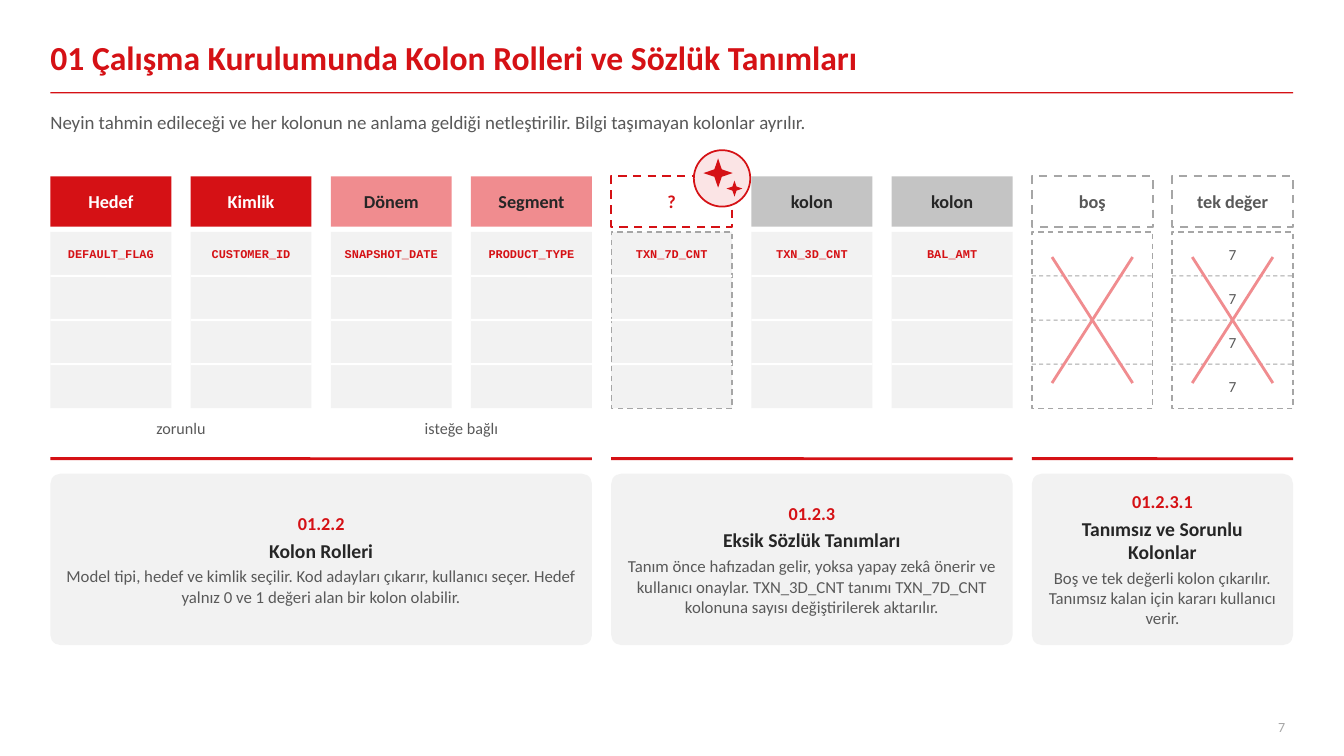
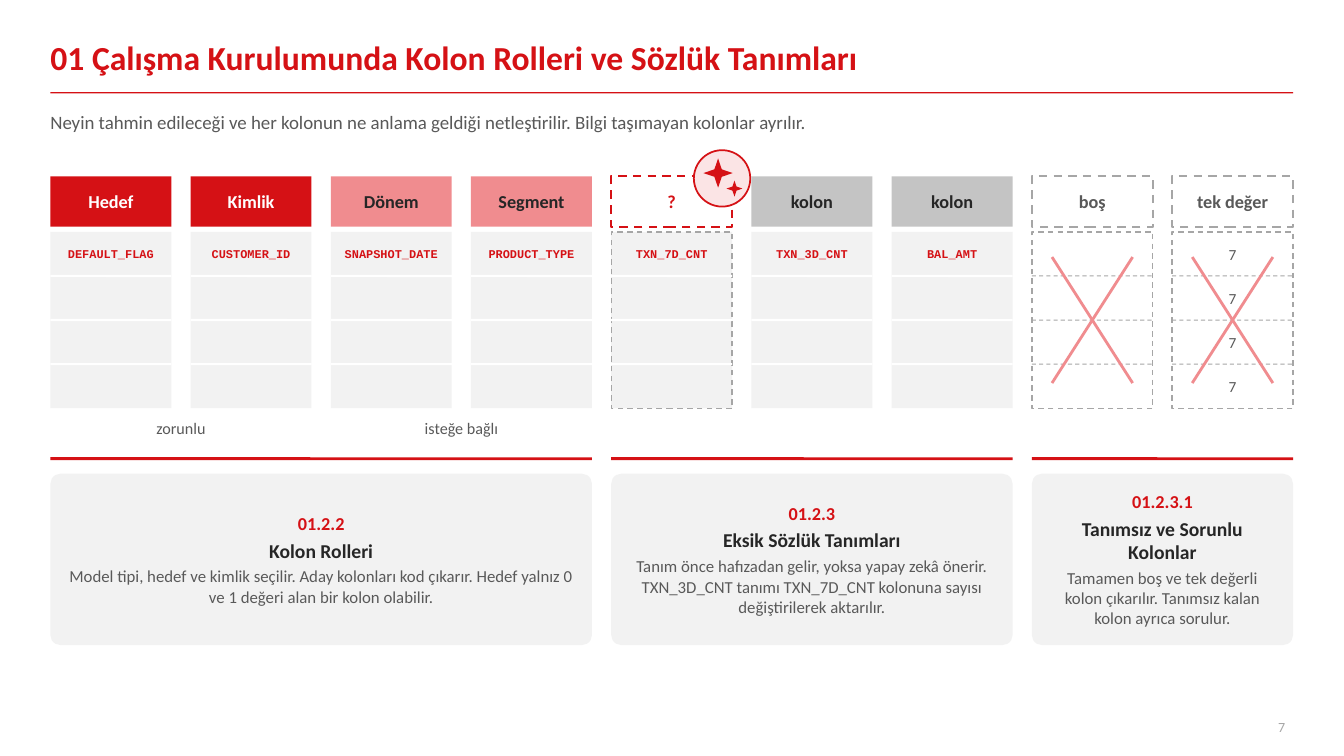
Before and after one commit to canmergen/amp, a slide deck: slide 7 of analitik_modelleme_platformu_GUNCEL/sunum/Platform_Sunum_Sade.pptx. Drawn at 1344x756 pixels with LibreOffice and Linux fonts; fonts in the diff are those of the drawing. Boxes give left, top, right and bottom in pixels: in the first picture for what was removed or moved away, otherwise in the second. Text is boxed around its words. In the diff, an @@ line names an element or a change of style, - is before the commit and + after.

```diff
--- a/analitik_modelleme_platformu_GUNCEL/sunum/Platform_Sunum_Sade.pptx
+++ b/analitik_modelleme_platformu_GUNCEL/sunum/Platform_Sunum_Sade.pptx
@@ text at <box>636,560,987,616</box>: text changed @@
-Tanım önce hafızadan gelir, yoksa yapay zekâ önerir ve kullanıcı onaylar. TXN_3D_CNT tanımı TXN_7D_CNT kolonuna sayısı değiştirilerek aktarılır.
+Tanım önce hafızadan gelir, yoksa yapay zekâ önerir. TXN_3D_CNT tanımı TXN_7D_CNT kolonuna sayısı değiştirilerek aktarılır.
@@ text at <box>69,570,572,606</box>: text changed @@
-Model tipi, hedef ve kimlik seçilir. Kod adayları çıkarır, kullanıcı seçer. Hedef yalnız 0 ve 1 değeri alan bir kolon olabilir.
+Model tipi, hedef ve kimlik seçilir. Aday kolonları kod çıkarır. Hedef yalnız 0 ve 1 değeri alan bir kolon olabilir.
@@ text at <box>1065,572,1260,627</box>: text changed @@
-Boş ve tek değerli kolon çıkarılır. Tanımsız kalan için kararı kullanıcı verir.
+Tamamen boş ve tek değerli kolon çıkarılır. Tanımsız kalan kolon ayrıca sorulur.
```
Also in this commit, not shown: 13 other slides changed, 1 other file.
